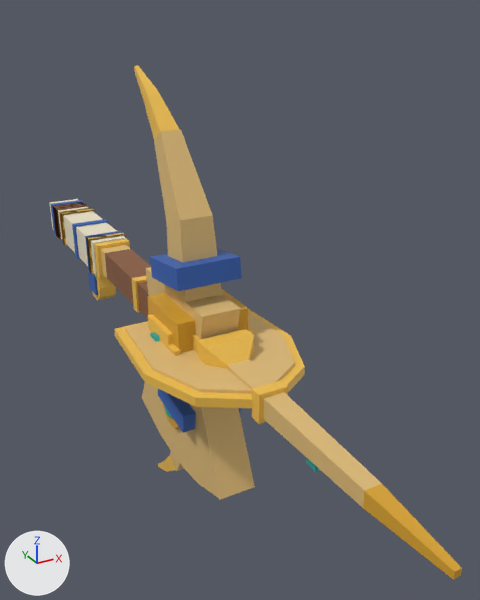
An edit to the FBX model art/meshes/w4_tools.fbx, drawn before and after from the same camera.
Both versions are drawn from a camera (50 mm lens) standing at (-1.69, -6.03, 2.03) and looking at (0.46, -2.11, 0.07). Lighting does not change. The marker at lower left points along +X, +Y and +Z. The first picture is the older version. Where no turn or scale is listed for an object, it has been applied to the vertices.

The scene before the commit, as lines of its bpy script (objects in view):
```python
ob_sandstonepickaxe_bands = bpy.data.objects.new('SandstonePickaxe.Bands', me_sandstonepickaxe_bands_003)
ob_sandstonepickaxe_bands.location = (0.0, 0.0, 0.0)
ob_sandstonepickaxe_cap = bpy.data.objects.new('SandstonePickaxe.Cap', me_sandstonepickaxe_cap_003)
ob_sandstonepickaxe_cap.location = (0.0, 0.0, 0.0)
ob_sandstonepickaxe_gem = bpy.data.objects.new('SandstonePickaxe.Gem', me_sandstonepickaxe_gem_003)
ob_sandstonepickaxe_gem.location = (0.0, 0.0, 0.0)
ob_sandstonepickaxe_pick = bpy.data.objects.new('SandstonePickaxe.Pick', me_sandstonepickaxe_pick_003)
ob_sandstonepickaxe_pick.location = (0.0, 0.0, 0.0)
ob_sandstonepickaxe_points = bpy.data.objects.new('SandstonePickaxe.Points', me_sandstonepickaxe_points_003)
ob_sandstonepickaxe_points.location = (0.0, 0.0, 0.0)
ob_sandstonepickaxe_scarab = bpy.data.objects.new('SandstonePickaxe.Scarab', me_sandstonepickaxe_scarab_003)
ob_sandstonepickaxe_scarab.location = (0.0, 0.0, 0.0)
ob_sandstonepickaxe_socket = bpy.data.objects.new('SandstonePickaxe.Socket', me_sandstonepickaxe_socket_003)
ob_sandstonepickaxe_socket.location = (0.0, 0.0, 0.0)
ob_sandstonerod_rod = bpy.data.objects.new('SandstoneRod.Rod', me_sandstonerod_rod_003)
ob_sandstonerod_rod.location = (0.0, 0.0, 0.0)
# also in view: 'SandstoneAxe.Cap' at (0.0, -2.85, 0.0); 'SandstoneRod.GripWrap' at (0.0, 0.19, 0.0); 'SandstoneShovel.Rim' at (0.0, -2.69, 0.0); 'SandstoneAxe.Head' at (0.0, -2.21, -0.38); 'SandstoneRod.Collars' at (0.0, -1.96, 0.0)
```
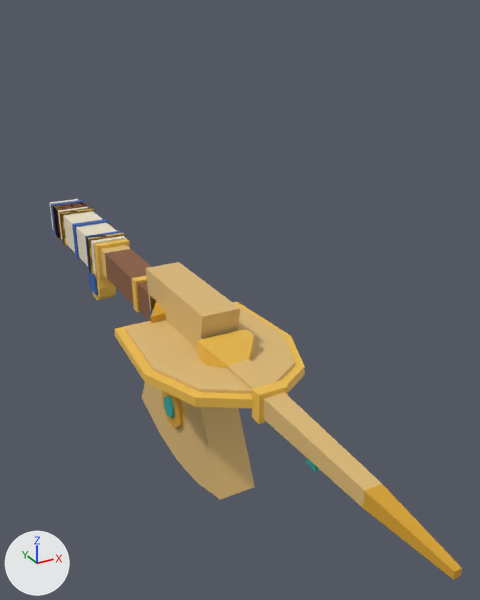
Where the change shows, as pixel boxes (x1, y1, x2, y2) in the pictures (480 x 600 px):
```json
{"object": "SandstonePickaxe.Pick", "change": "deleted", "before": [154, 130, 222, 471], "on screen": "beige"}
{"object": "SandstonePickaxe.Bands", "change": "deleted", "before": [150, 249, 242, 433], "on screen": "blue"}
{"object": "SandstonePickaxe.Socket", "change": "deleted", "before": [147, 288, 248, 353], "on screen": "orange"}
{"object": "SandstonePickaxe.Points", "change": "deleted", "before": [134, 65, 180, 472]}
{"object": "SandstonePickaxe.Scarab", "change": "deleted", "before": [148, 314, 254, 356]}
{"object": "SandstonePickaxe.Cap", "change": "deleted", "before": [193, 328, 239, 353], "on screen": "mostly hidden"}
{"object": "SandstonePickaxe.Gem", "change": "deleted", "before": [150, 332, 160, 342], "on screen": "mostly hidden"}
```

Edits to the scene script, one JSON object a line:
```json
{"op": "remove", "block": "ob_sandstonepickaxe_pick", "code": ["ob_sandstonepickaxe_pick = bpy.data.objects.new('SandstonePickaxe.Pick', me_sandstonepickaxe_pick_003)", "ob_sandstonepickaxe_pick.location = (0.0, 0.0, 0.0)"]}
{"op": "remove", "block": "ob_sandstonepickaxe_gem", "code": ["ob_sandstonepickaxe_gem = bpy.data.objects.new('SandstonePickaxe.Gem', me_sandstonepickaxe_gem_003)", "ob_sandstonepickaxe_gem.location = (0.0, 0.0, 0.0)"]}
{"op": "remove", "block": "ob_sandstonepickaxe_scarab", "code": ["ob_sandstonepickaxe_scarab = bpy.data.objects.new('SandstonePickaxe.Scarab', me_sandstonepickaxe_scarab_003)", "ob_sandstonepickaxe_scarab.location = (0.0, 0.0, 0.0)"]}
{"op": "remove", "block": "ob_sandstonepickaxe_cap", "code": ["ob_sandstonepickaxe_cap = bpy.data.objects.new('SandstonePickaxe.Cap', me_sandstonepickaxe_cap_003)", "ob_sandstonepickaxe_cap.location = (0.0, 0.0, 0.0)"]}
{"op": "remove", "block": "ob_sandstonepickaxe_socket", "code": ["ob_sandstonepickaxe_socket = bpy.data.objects.new('SandstonePickaxe.Socket', me_sandstonepickaxe_socket_003)", "ob_sandstonepickaxe_socket.location = (0.0, 0.0, 0.0)"]}
{"op": "remove", "block": "ob_sandstonepickaxe_bands", "code": ["ob_sandstonepickaxe_bands = bpy.data.objects.new('SandstonePickaxe.Bands', me_sandstonepickaxe_bands_003)", "ob_sandstonepickaxe_bands.location = (0.0, 0.0, 0.0)"]}
{"op": "remove", "block": "ob_sandstonepickaxe_points", "code": ["ob_sandstonepickaxe_points = bpy.data.objects.new('SandstonePickaxe.Points', me_sandstonepickaxe_points_003)", "ob_sandstonepickaxe_points.location = (0.0, 0.0, 0.0)"]}
```
